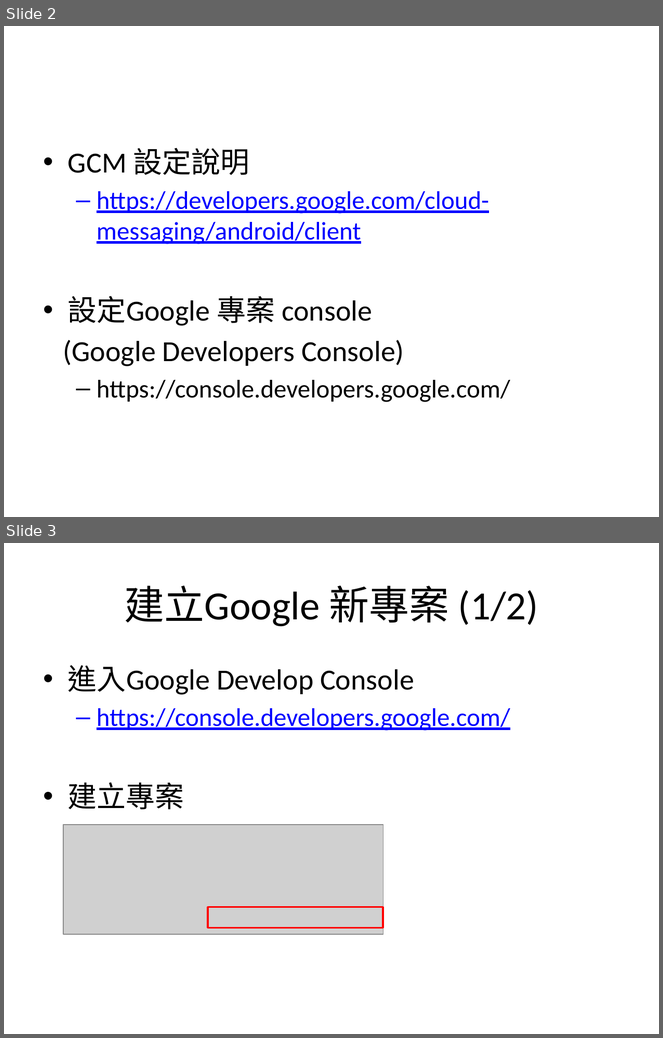
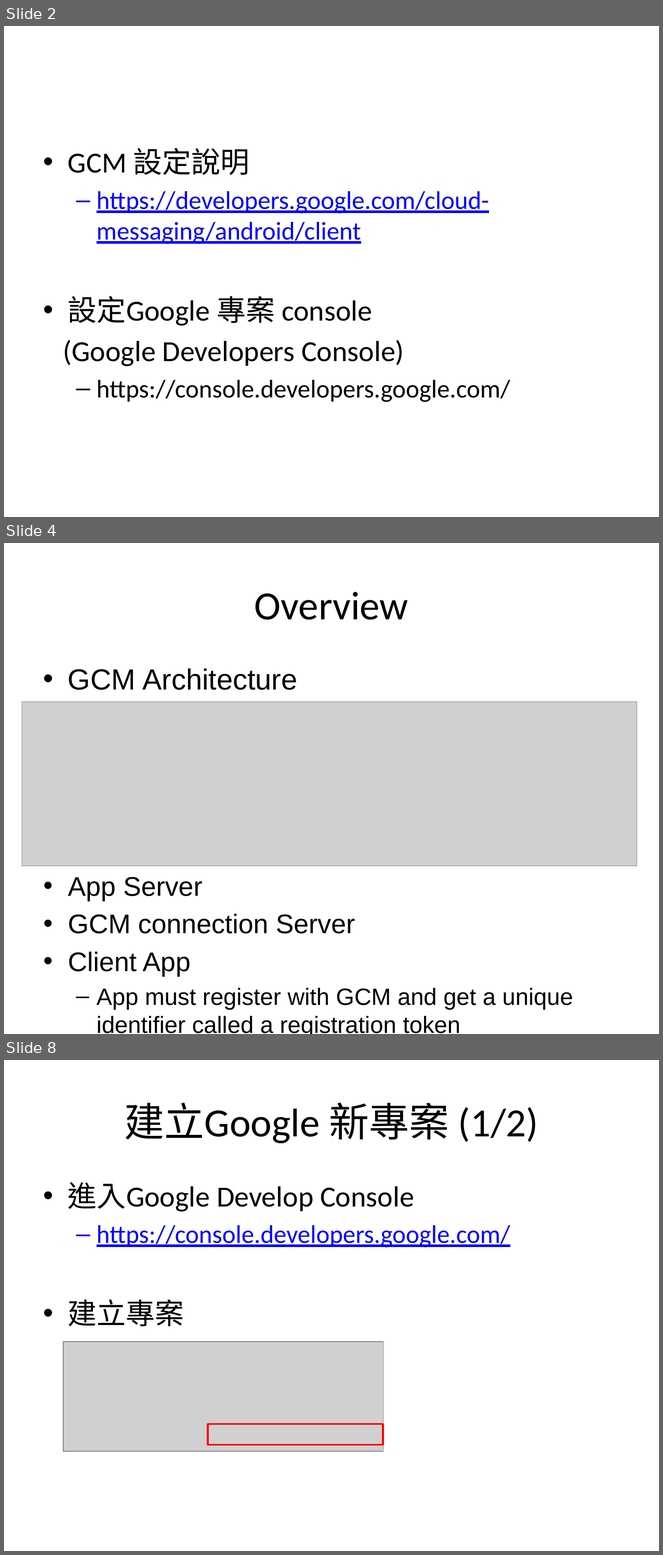
Before and after one commit to sonnyshih/AndroidDemoSample, a slide deck: CustomerUIDemo/GCM instruction.pptx. Shown one above the other, each under a label of ours: slides 2 and 3 before the commit, slides 2, 4 and 8 after it; the slides between them are not shown. The pictures are 663x1038 and 663x1555 pixels, drawn with LibreOffice and Linux fonts; fonts in the diff are those of the drawing; grey boxes stand for pictures. Boxes give left, top, right and bottom in pixels: in the first picture for what was removed or moved away, otherwise in the second. Text is boxed around its words. In the diff, an @@ line names an element or a change of style, - is before the commit and + after.

```diff
--- a/CustomerUIDemo/GCM instruction.pptx
+++ b/CustomerUIDemo/GCM instruction.pptx
@@ slide 4 added at [4, 543, 659, 1034], background #FFFFFF @@
@@ title added at [255, 592, 409, 620], 44 pt, text #000000 @@
+Overview
@@ text added at [68, 668, 298, 690], 32 pt, text #000000 @@
+• GCM Architecture
@@ picture added at [22, 702, 637, 866] @@
@@ text added at [68, 877, 573, 1034], 25.9 pt, text #000000 @@
+• App Server
+• GCM connection Server
+• Client App
+  – App must register with GCM and get a unique identifier called a registration token
@@ what was slide 3 is now slide 8 @@
```
Also in this commit, not shown: 7 slides changed, 7 other slides added, 7 other files.
